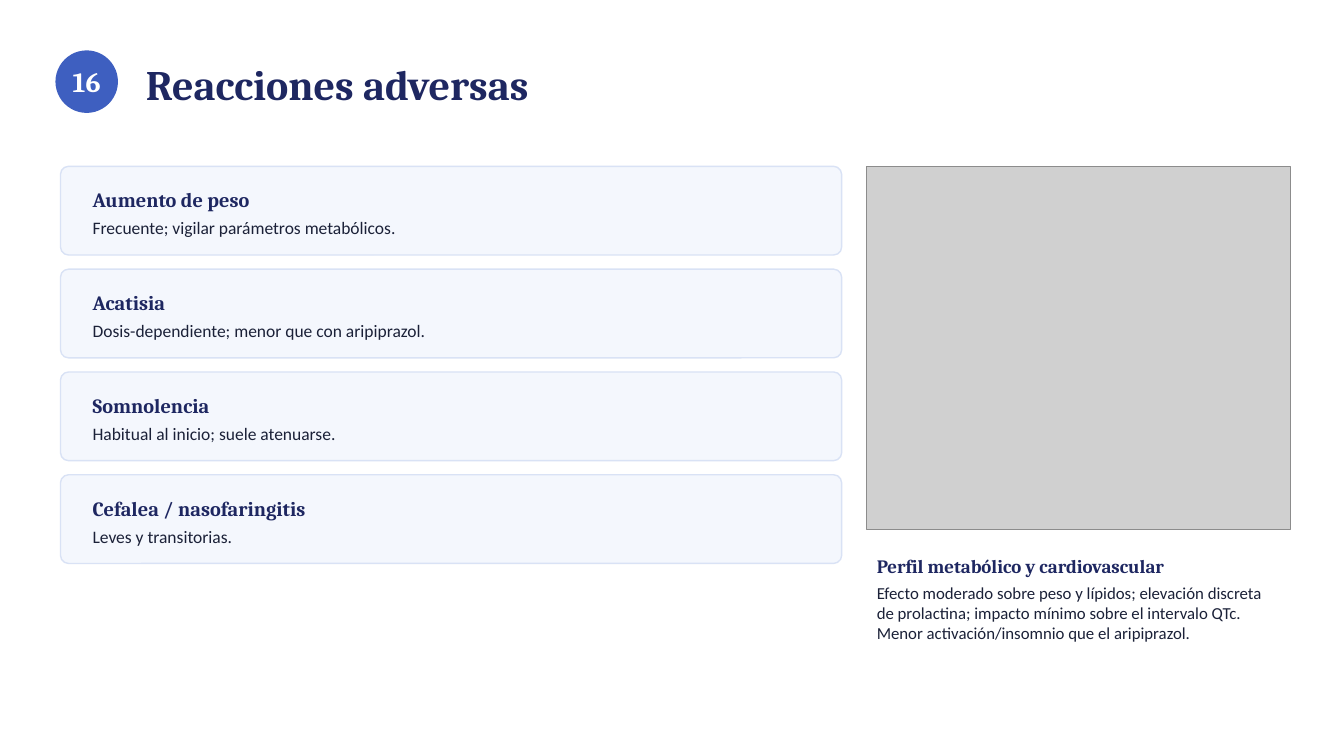
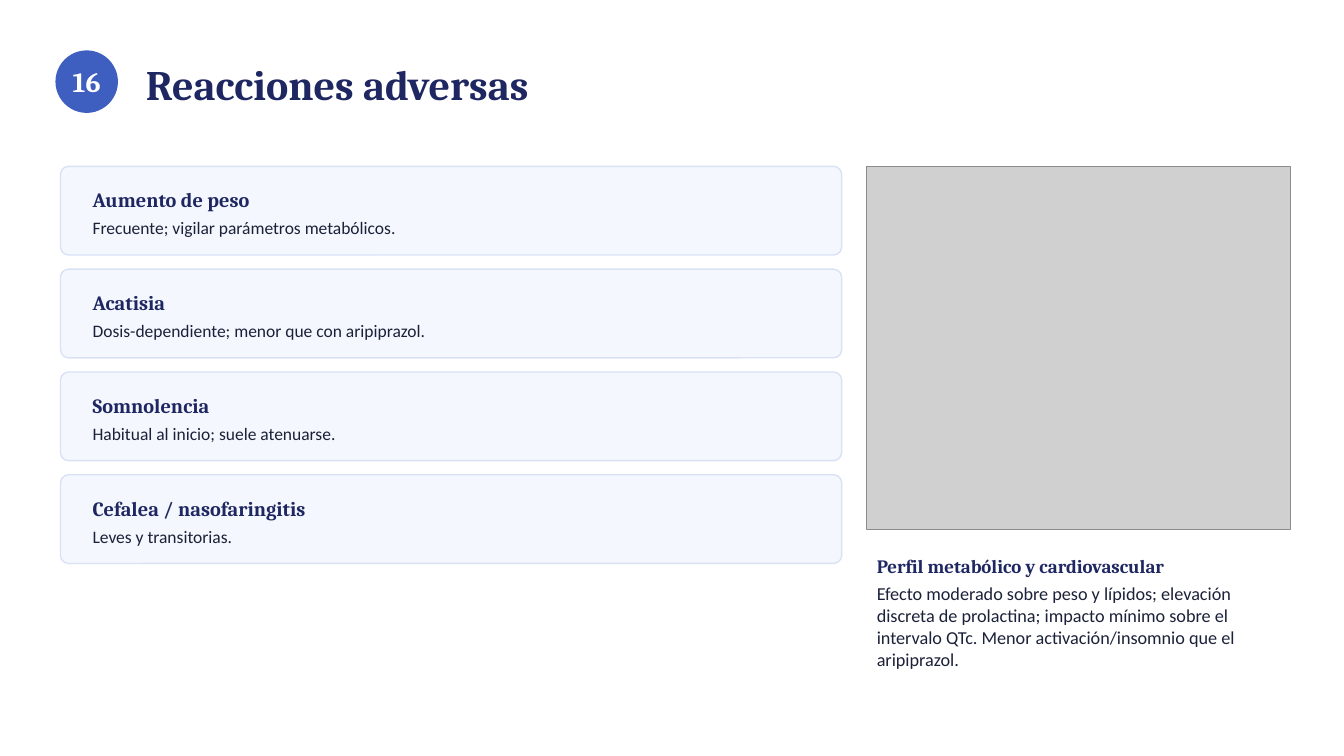
Before and after one commit to rjrm0483-cloud/Proyectos-RJ-., a slide deck: slide 17 of Brexpiprazol_Presentacion_Dra_Heydi_Trujillo.pptx. Drawn at 1344x756 pixels with LibreOffice and Linux fonts; fonts in the diff are those of the drawing; grey boxes stand for pictures. Boxes give left, top, right and bottom in pixels: in the first picture for what was removed or moved away, otherwise in the second. Text is boxed around its words. In the diff, an @@ line names an element or a change of style, - is before the commit and + after.

```diff
--- a/Brexpiprazol_Presentacion_Dra_Heydi_Trujillo.pptx
+++ b/Brexpiprazol_Presentacion_Dra_Heydi_Trujillo.pptx
@@ text at (x1=877, y1=587, x2=1234, y2=669): size 12 to 13 pt in "Efecto moderado sobre peso y lípidos; elevación ..." @@
```
Also in this commit, not shown: 18 other slides changed, 1 other file.
